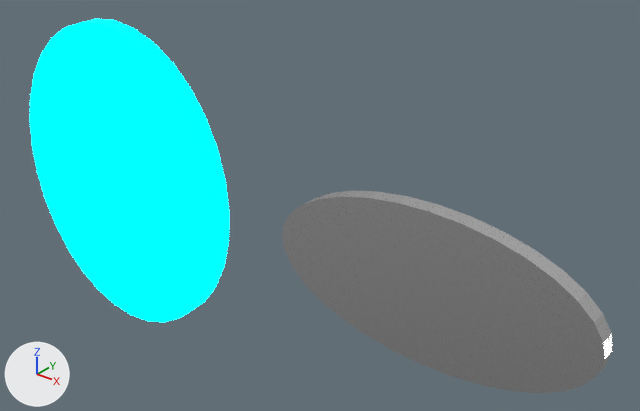
The glTF model createdAssets/oblivion.glb, before and after one commit.
Both versions are drawn from a 50 mm camera at (0.637, -1.092, 2.278) aimed at (0.053, -0.361, 1.825). The lights are fixed; the arrows at lower left show +X, +Y and +Z. Where no turn or scale is listed for an object, it has been applied to the vertices. Vertices at the same position are counted once.
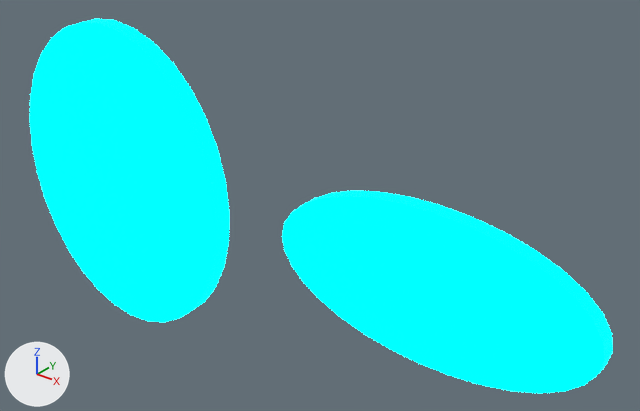
The change, as a list of edits to the scene's bpy script:
```text
Change me_cylinder_001:
    where me_cylinder_001.from_pydata(...)  # 128 vertices, 248 faces; spans x -0.421..0.429, y -0.428..-0.404, z 1.591..2.007
    used by ob_cylinder_001; location = (0.0, 0.0, 0.0)
    me_cylinder_001 part 1: all 124 faces that had it switch from mat_glow_001 (white #e7e7e7) to mat_glow (black #000000)
```

Changed parts and their boxes (x1, y1, x2, y2) in the pictures (640 x 411 px):
part 1 of me_cylinder_001, recoloured: (282, 191, 613, 393) in both
